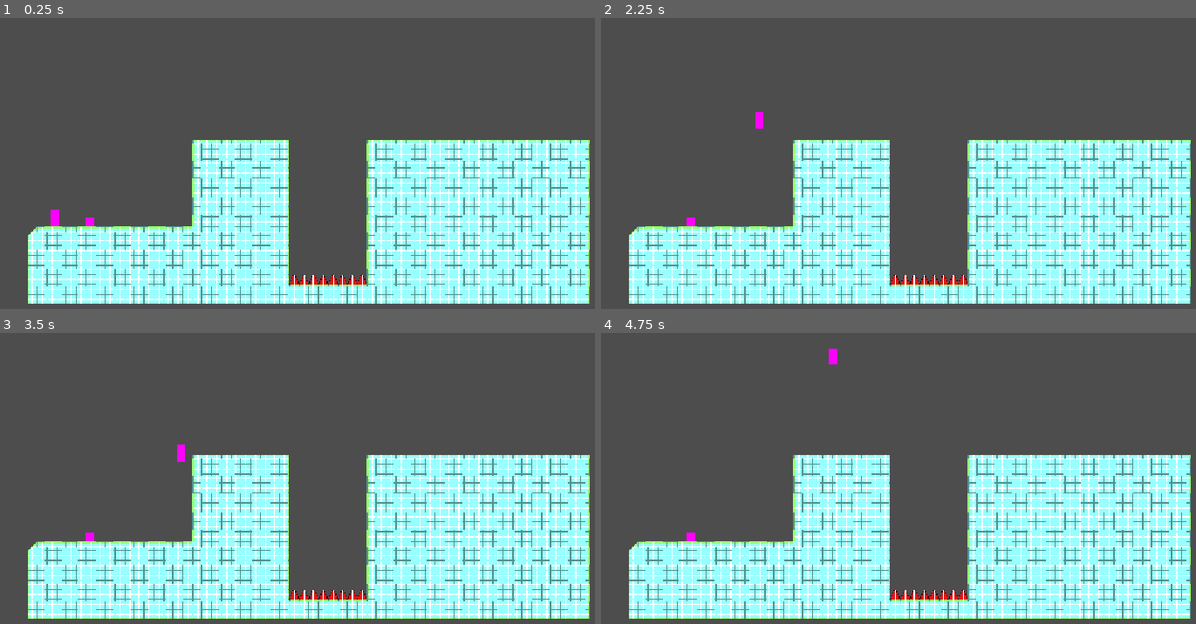
Above: before the commit, frames 1-4 (two rows, left to right).
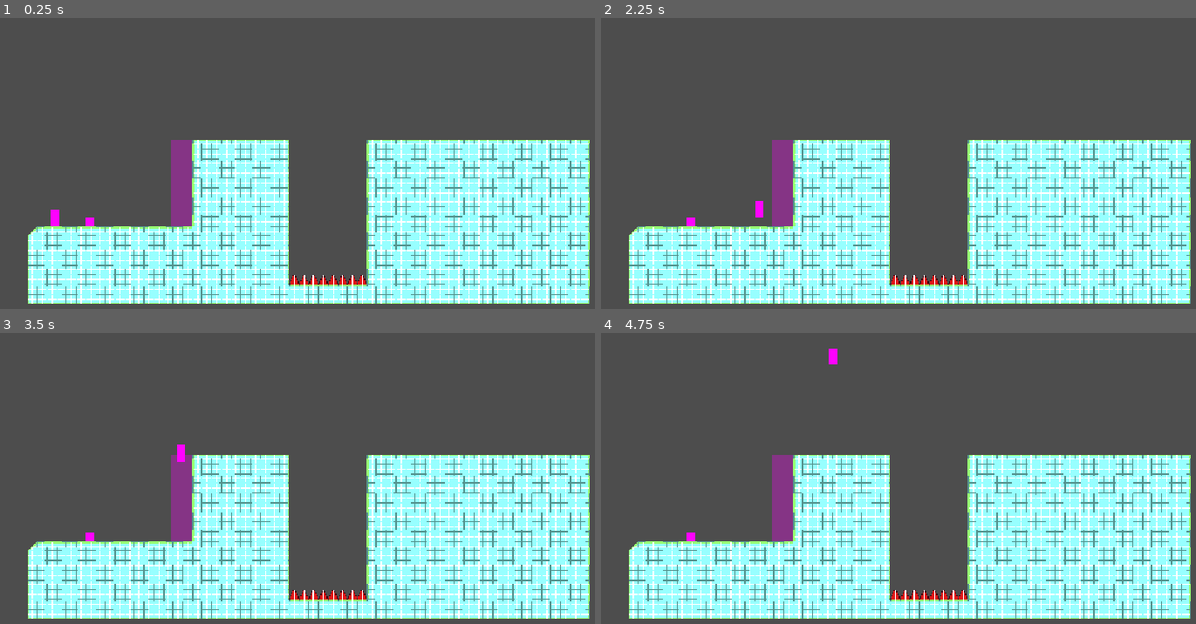
Above: after the commit, the same moments.

Repository: CapibaraEngineer/trabalho-ed-fisica
Game: Godot game, scene res://Cenas/Levels/Level1.tscn
Two runs of this game, one before a commit and one after it. Both use one fixed random seed, a clock stepped at 60 frames per second and the inputs below.
Inputs:
- Up to frame 1 (0.25 s): no input
- Up to frame 2 (2.25 s): tap Enter at 0.5 s; hold W (P1 pulo) 0.53-1.28 s; hold D (P1 direita) 0.53-2.03 s; tap Up (P2 pulo) at 0.8, 1.35 s; tap W (P1 pulo) at 1.52, 1.55, 1.82 s; hold A (P1 esquerda) from 2.03 s (still down); hold F (P1 puxar corda) from 2.03 s (still down)
- Up to frame 3 (3.5 s): tap Up (P2 pulo) at 2.3 s; release A (P1 esquerda) at 2.78 s; release F (P1 puxar corda) at 2.78 s; hold D (P1 direita) from 2.78 s (still down); tap Space (P2 dash) at 2.85 s; tap W (P1 pulo) at 3.02, 3.05, 3.32 s
- Up to frame 4 (4.75 s): hold Up (P2 pulo) 3.53-4.28 s; tap Right (P2 direita) at 3.6 s; tap W (P1 pulo) at 3.77, 4.07, 4.52, 4.55 s; release D (P1 direita) at 4.28 s; hold A (P1 esquerda) from 4.28 s (still down); tap Left (P2 esquerda) at 4.35 s

The runs differ from the first frame. In frame 1, 1.0% of the frame differs, in the area x 28-33%, y 41-72%; in frame 2, 1.2%, in the area x 25-33%, y 32-72%; in frame 3, 1.0%; in frame 4, 1.0%.

Commit message:
docs e escada

Diff:
--- /dev/null
+++ b/Cenas/Escada.tscn
@@ -0,0 +1,20 @@
+[gd_scene format=3 uid="uid://dg2yyt1c0b6sh"]
+
+[ext_resource type="Script" uid="uid://bc507ywps0sy0" path="res://Script/escada.gd" id="1_escada"]
+
+[sub_resource type="RectangleShape2D" id="RectangleShape2D_escada"]
+size = Vector2(40, 160)
+
+[sub_resource type="PlaceholderTexture2D" id="PlaceholderTexture2D_escada"]
+
+[node name="Escada" type="Area2D" unique_id=1938658218]
+scale = Vector2(1, 0.24000046)
+collision_mask = 2
+script = ExtResource("1_escada")
+
+[node name="CollisionShape2D" type="CollisionShape2D" parent="." unique_id=411559101]
+shape = SubResource("RectangleShape2D_escada")
+
+[node name="Sprite2D" type="Sprite2D" parent="." unique_id=686571216]
+scale = Vector2(40, 160)
+texture = SubResource("PlaceholderTexture2D_escada")
--- a/Cenas/Levels/Level1.tscn
+++ b/Cenas/Levels/Level1.tscn
@@ -2,8 +2,9 @@
 
 [ext_resource type="PackedScene" uid="uid://bbvqvegtv61u0" path="res://Cenas/gameTileMap.tscn" id="1_0u7db"]
 [ext_resource type="PackedScene" uid="uid://d1qnkihm1p6hg" path="res://Cenas/Player1.tscn" id="2_0sido"]
-[ext_resource type="PackedScene" uid="uid://ckpwm8p2w4hfm" path="res://Cenas/player_2.tscn" id="3_0u7db"]
+[ext_resource type="PackedScene" uid="uid://ckpwm8p2w4hfm" path="res://Cenas/Player_2.tscn" id="3_0u7db"]
 [ext_resource type="PackedScene" uid="uid://bu7yxo5l0olrx" path="res://Cenas/corda.tscn" id="4_0sido"]
+[ext_resource type="PackedScene" path="res://Cenas/Escada.tscn" id="6_63856"]
 [ext_resource type="PackedScene" uid="uid://dgejegbhcpao3" path="res://Cenas/win_areas.tscn" id="6_vxx1v"]
 
 [node name="Level1" type="Node2D" unique_id=569392604]
@@ -45,5 +46,10 @@
 [node name="WinAreaP2" parent="WinAreas" index="1" unique_id=1819418861]
 position = Vector2(91, -4)
 
+[node name="Escada" parent="." unique_id=547553863 instance=ExtResource("6_63856")]
+modulate = Color(1, 1, 1, 0.3137255)
+position = Vector2(62.000004, 7.999999)
+scale = Vector2(-0.8836055, 0.891838)
+
 [editable path="GameTileMap"]
 [editable path="WinAreas"]
--- a/Cenas/Levels/Level2.tscn
+++ b/Cenas/Levels/Level2.tscn
@@ -2,7 +2,7 @@
 
 [ext_resource type="PackedScene" uid="uid://d1qnkihm1p6hg" path="res://Cenas/Player1.tscn" id="1_4hc5r"]
 [ext_resource type="PackedScene" uid="uid://bbvqvegtv61u0" path="res://Cenas/gameTileMap.tscn" id="1_jmrt3"]
-[ext_resource type="PackedScene" uid="uid://ckpwm8p2w4hfm" path="res://Cenas/player_2.tscn" id="2_wv5lh"]
+[ext_resource type="PackedScene" uid="uid://ckpwm8p2w4hfm" path="res://Cenas/Player_2.tscn" id="2_wv5lh"]
 [ext_resource type="PackedScene" uid="uid://bu7yxo5l0olrx" path="res://Cenas/corda.tscn" id="3_a4i26"]
 [ext_resource type="PackedScene" uid="uid://dgejegbhcpao3" path="res://Cenas/win_areas.tscn" id="6_ujo7p"]
 
--- a/Script/Player_1.gd
+++ b/Script/Player_1.gd
@@ -6,10 +6,19 @@
 const GRAVITY = 1000
 const JUMP_SPEED = -400
 const MAXIMO_DE_PULOS = 2
+const ESCADA_VELOCIDADE = 150
 var pulos = 0
 var forca_corda = Vector2.ZERO
+var na_escada = false
+
+func entrar_na_escada() -> void:
+	na_escada = true
+
+func sair_da_escada() -> void:
+	na_escada = false
 
 func resetarProSpawn() -> void:
+	na_escada = false
 	global_position = spawn_point
 
 func morrer() -> void:
@@ -29,14 +38,16 @@
 	var direction = Input.get_axis("P1 esquerda", "P1 direita")
 	velocity.x = direction * SPEED
 
-	if is_on_floor():
+	if na_escada and Input.is_action_pressed("P1 pulo"):
+		velocity.y = -ESCADA_VELOCIDADE
+	elif is_on_floor():
 		pulos = 0
 	else: #not is_on_floor()
 		if pulos == 0:
 			pulos = 1
 		velocity.y += GRAVITY * delta
 
-	if Input.is_action_just_pressed("P1 pulo") and pulos < MAXIMO_DE_PULOS:
+	if not na_escada and Input.is_action_just_pressed("P1 pulo") and pulos < MAXIMO_DE_PULOS:
 		pulos += 1
 		velocity.y = JUMP_SPEED
 
--- a/Script/Player_2.gd
+++ b/Script/Player_2.gd
@@ -6,8 +6,10 @@
 const GRAVITY = 1000
 const SPEED = 300
 const JUMP_VELOCITY = -350
+const ESCADA_VELOCIDADE = 150
 var direcao_olhando = 0 #facing_direction, pra que direcao o jogador está olhando
 var forca_corda = Vector2.ZERO
+var na_escada = false
 
 #especificações do dash
 const DASH_DURATION = 0.3
@@ -17,7 +19,14 @@
 var pode_dar_dash = true
 var dash_timer = 0.0
 
+func entrar_na_escada() -> void:
+	na_escada = true
+
+func sair_da_escada() -> void:
+	na_escada = false
+
 func resetarProSpawn() -> void:
+	na_escada = false
 	global_position = spawn_point
 
 func morrer() -> void:
@@ -37,19 +46,21 @@
 	#Movimentaçao de um lado pro outro
 	var direction = Input.get_axis("P2 esquerda", "P2 direita")
 
-	if is_on_floor():
-		velocity.x = direction * SPEED
 	# Guardar pra que direcao o player ta olhando
 	if direction != 0:
 		direcao_olhando = direction
 
-	#pulo
-	if is_on_floor():
+	velocity.x = direction * SPEED
+
+	#escada
+	if na_escada and Input.is_action_pressed("P2 pulo"):
+		velocity.y = -ESCADA_VELOCIDADE
+	elif is_on_floor():
 		pode_dar_dash = true
 	else: #not is_on_floor()
 		velocity.y += GRAVITY * delta
 
-	if Input.is_action_just_pressed("P2 pulo") and is_on_floor():
+	if not na_escada and Input.is_action_just_pressed("P2 pulo") and is_on_floor():
 		velocity.y = JUMP_VELOCITY
 
 	# dash
@@ -60,8 +71,6 @@
 	if dash_timer > 0.0:
 		velocity.x = DASH_SPEED * direcao_olhando
 		dash_timer -= delta
-	else:
-		velocity.x = direction * SPEED
 
 	velocity += forca_corda
 
--- /dev/null
+++ b/Script/escada.gd
@@ -0,0 +1,13 @@
+extends Area2D
+
+func _ready() -> void:
+	body_entered.connect(_ao_entrar_na_escada)
+	body_exited.connect(_ao_sair_da_escada)
+
+func _ao_entrar_na_escada(body: Node2D) -> void:
+	if body.has_method("entrar_na_escada"):
+		body.entrar_na_escada()
+
+func _ao_sair_da_escada(body: Node2D) -> void:
+	if body.has_method("sair_da_escada"):
+		body.sair_da_escada()
Renamed: Cenas/player_2.tscn -> Cenas/Player_2.tscn
Not shown, added: Script/escada.gd.uid
Not shown, changed: README.md
Not shown, added: docs/Cenas.md
Not shown, added: docs/Controles.md
Not shown, added: docs/Corda.md
Not shown, added: docs/Design.md
Not shown, added: docs/Player1.md
Not shown, added: docs/Player2.md
Not shown, added: docs/README.md
Not shown, added: docs/gameTileMap.tscn.md
Not shown, added: docs/win_areas.tscn.md
